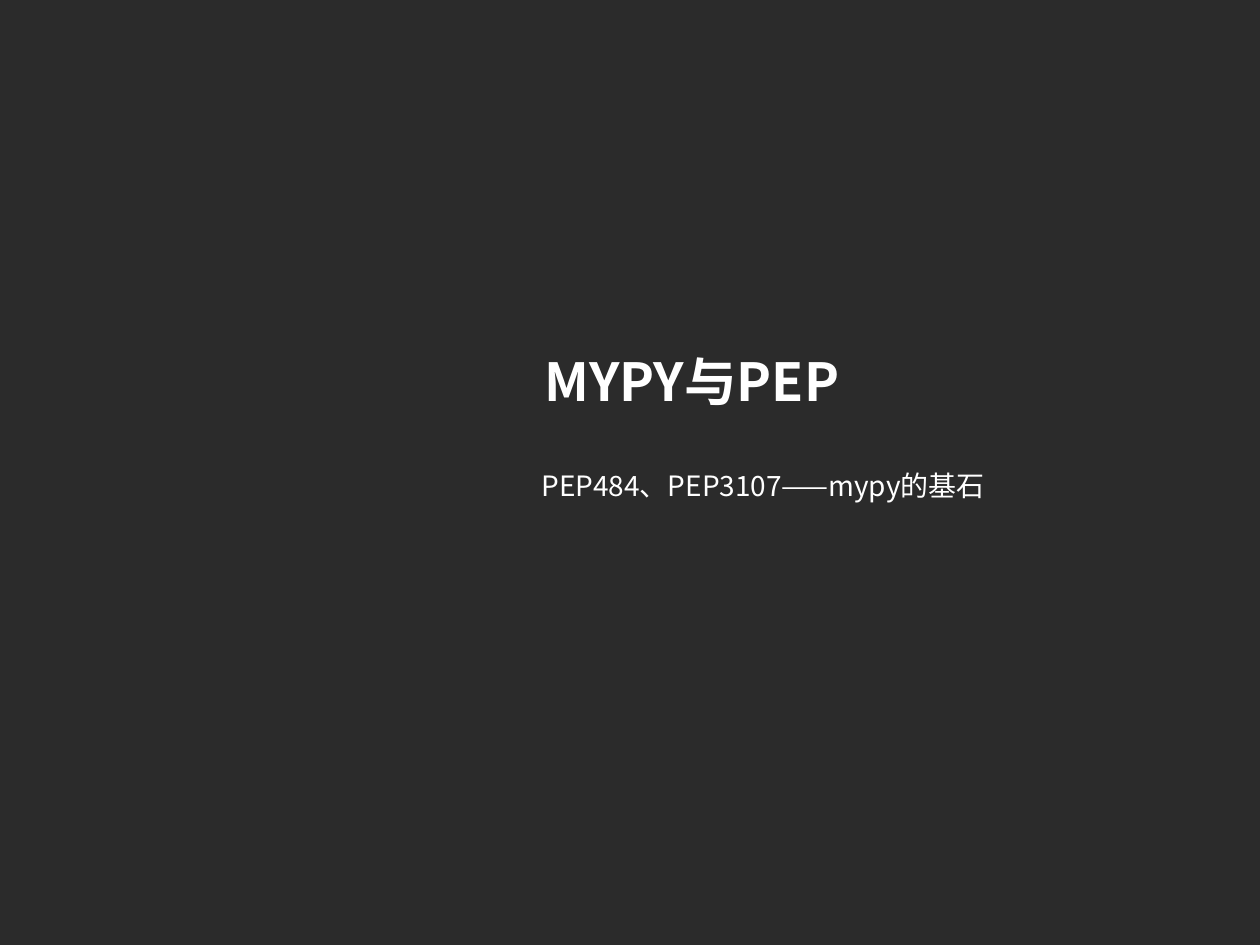
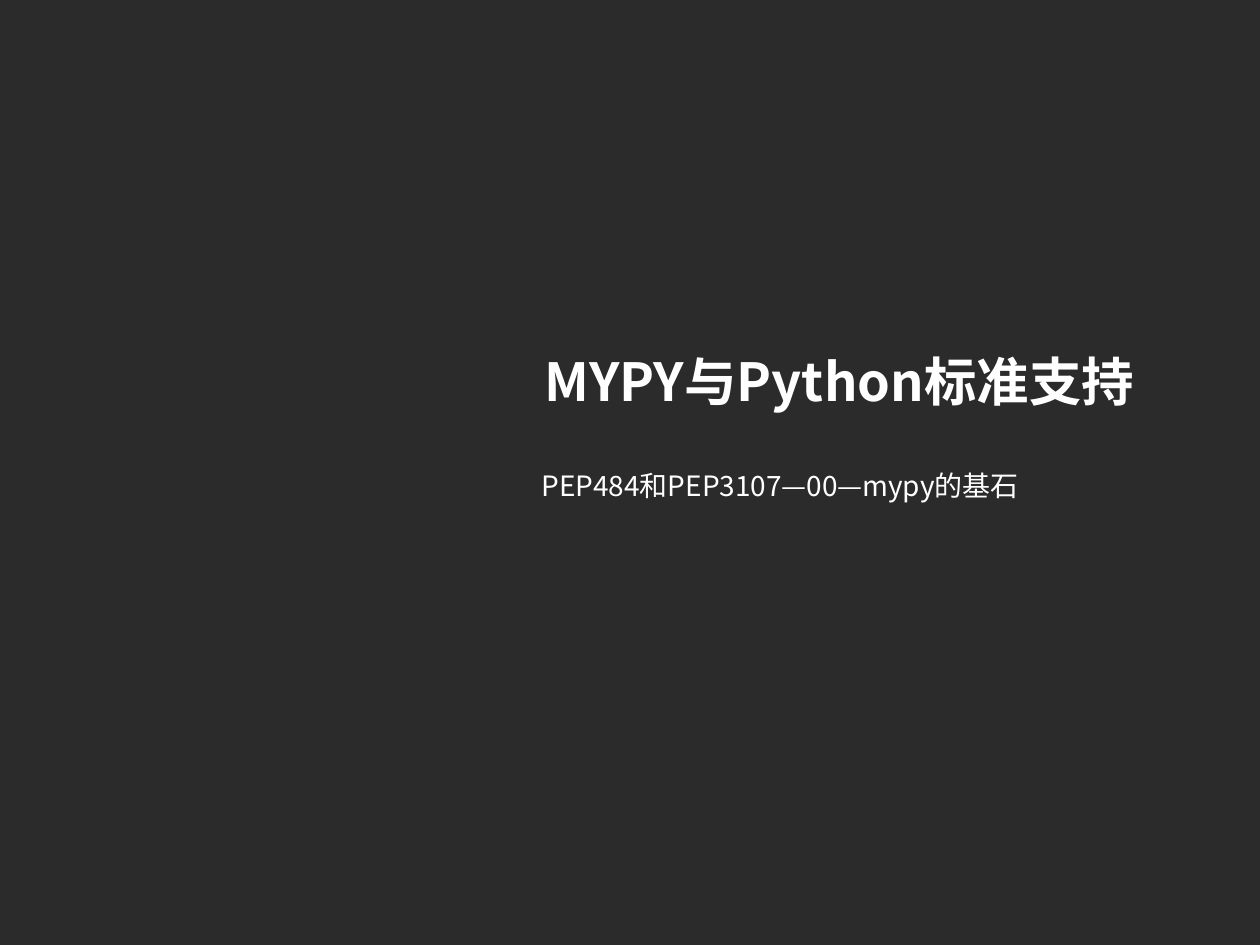
Before and after one commit to imlyzh/pycon, a slide deck: slide 6 of 静态类型的Python.pptx (slide 14 before the commit). Drawn at 1260x945 pixels with LibreOffice and Linux fonts; fonts in the diff are those of the drawing; background and template pictures are left out; a plain dark background stands for a picture behind light text. Boxes give left, top, right and bottom in pixels: in the first picture for what was removed or moved away, otherwise in the second. Text is boxed around its words. In the diff, an @@ line names an element or a change of style, - is before the commit and + after.

```diff
--- a/静态类型的Python.pptx
+++ b/静态类型的Python.pptx
@@ text at [544, 356, 1134, 413]: text changed @@
-MYPY与PEP
+MYPY与Python标准支持
@@ text at [542, 472, 1019, 503]: text changed @@
-PEP484、PEP3107——mypy的基石
+PEP484和PEP3107—00—mypy的基石
```
Also in this commit, not shown: 8 other slides changed, 3 slides added, 1 slide removed.
